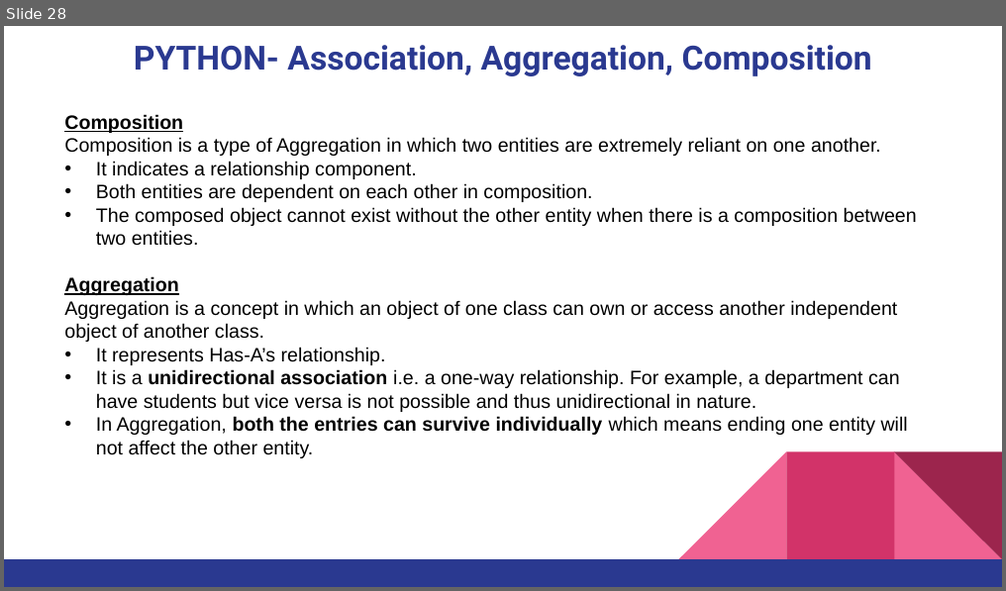
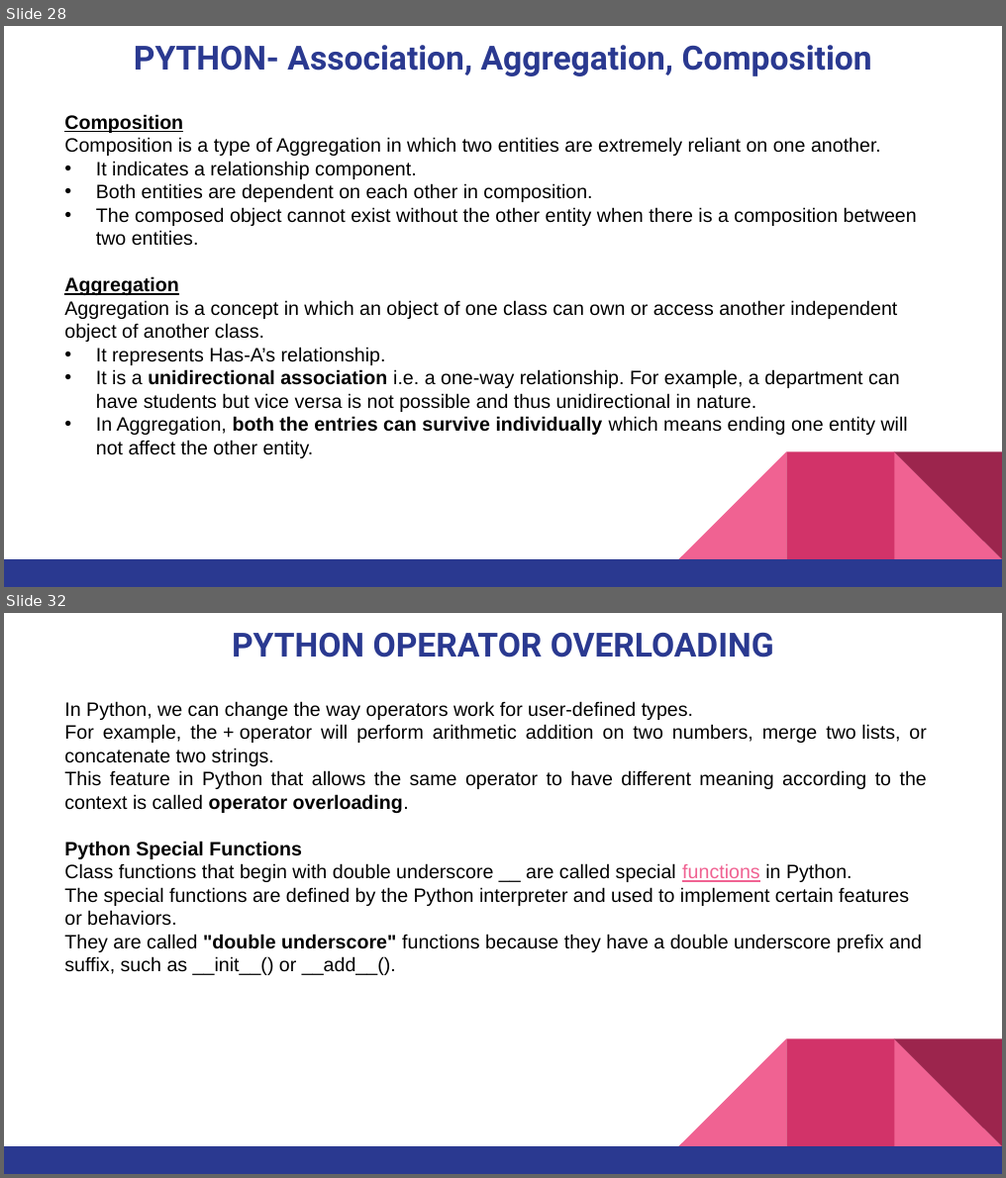
Before and after one commit to pnytrainingrepo/artificial-intelligence, a slide deck: Python-Programming-Week02.pptx. Shown one above the other, each under a label of ours: slide 28 before the commit, slides 28 and 32 after it; the slides between them are not shown. The pictures are 1006x591 and 1006x1178 pixels, drawn with LibreOffice and Linux fonts; fonts in the diff are those of the drawing. Boxes give left, top, right and bottom in pixels: in the first picture for what was removed or moved away, otherwise in the second. Text is boxed around its words. In the diff, an @@ line names an element or a change of style, - is before the commit and + after.

```diff
--- a/Python-Programming-Week02.pptx
+++ b/Python-Programming-Week02.pptx
@@ slide 32 added at (4,613,1002,1174), background #FFFFFF; not listed: 5 template elements that a slide beside it also shows @@
@@ title added at (232,632,774,658), 24 pt, text #2A3990, bold @@
+PYTHON OPERATOR OVERLOADING
@@ text added at (64,701,927,975), 14 pt, text #000000 @@
+In Python, we can change the way operators work for user-defined types.
+For example, the + operator will perform arithmetic addition on two numbers, merge two lists, or concatenate two strings.
+This feature in Python that allows the same operator to have different meaning according to the context is called operator overloading.
+Python Special Functions
+Class functions that begin with double underscore __ are called special functions in Python.
+The special functions are defined by the Python interpreter and used to implement certain features or behaviors.
+They are called "double underscore" functions because they have a double underscore prefix and suffix, such as __init__() or __add__().
```
Also in this commit, not shown: 7 other slides added, 3 other files.
